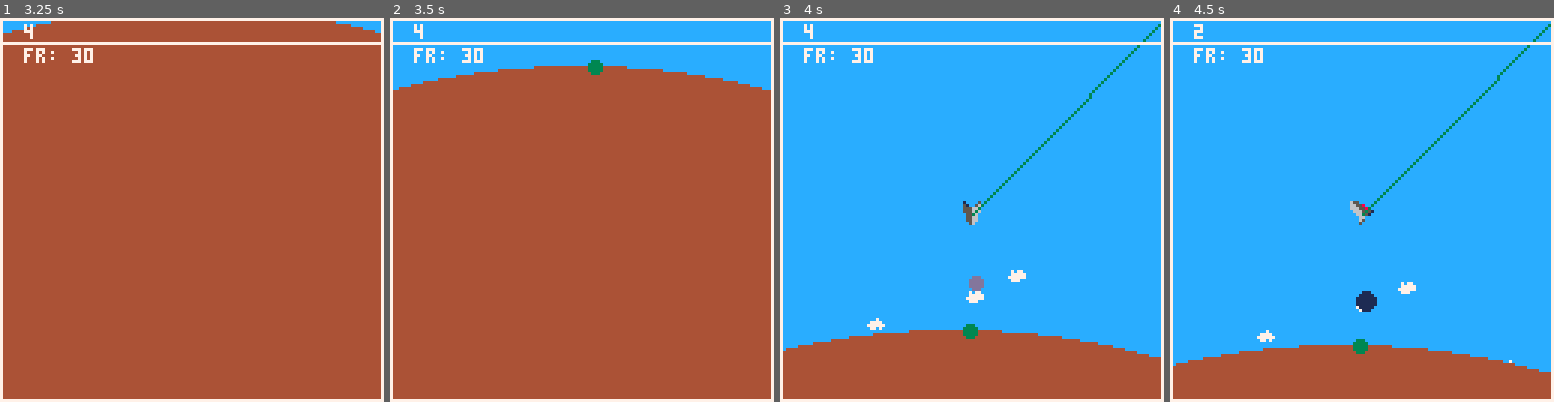
Above: before the commit, frames 1-4 (left to right).
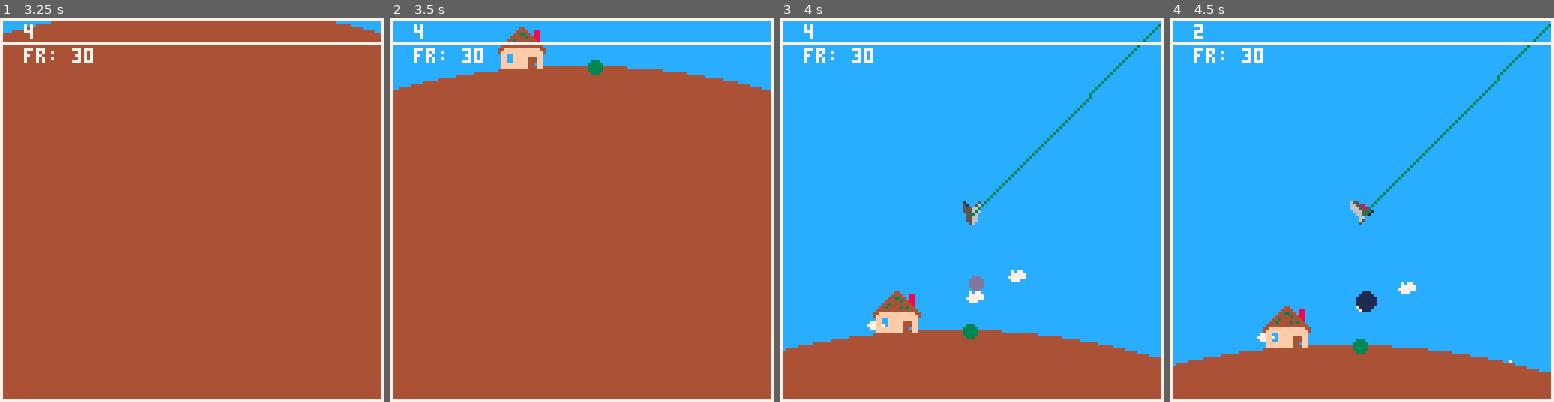
Above: after the commit, the same moments.

Repository: sabajt/GGJ_2019
Game: PICO-8 cartridge home.p8
Same seed, same stepped clock (60 frames per second), same inputs: the game is played once before the commit and once after it.
Inputs:
- Up to frame 1 (3.25 s): tap X (X key) at 0.33, 1.07, 1.85, 2.97 s; hold Right 1.6-2.1 s; hold Up 2.15-2.42 s; hold Right 2.47-3.03 s; hold Left from 3.08 s (still down)
- Up to frame 2 (3.5 s): keep holding Left
- Up to frame 3 (4 s): release Left at 3.58 s; hold Down 3.63-3.97 s
- Up to frame 4 (4.5 s): hold Right from 4.02 s (still down); tap X (X key) at 4.08 s

Frame 1 is identical in both runs. In frame 2, 0.9% of the frame differs, in the area x 28-41%, y 2-14%; in frame 3, 1.0%, in the area x 24-37%, y 71-83%; in frame 4, 1.0%.

Commit message:
create house and offset based on start position

Diff:
--- a/home.p8
+++ b/home.p8
@@ -28,6 +28,7 @@
     stars = new_stars()
     homeclouds = new_clouds(start_planet().pos)
     dog = new_dog(get_planets(level)[2]) --TODO:hard coded to always be the second planet in the level
+    house = new_house(get_start_pos(level))
 end
 
 function init_mines()
@@ -100,6 +101,14 @@
     return {
         pos = planet_perimeter_point(planet, .25),
         rad = 4
+    }
+end
+
+function new_house(start_pos)
+        pos_x = start_pos.x - 27
+        pos_y = start_pos.y - 15
+        return {
+        pos = makevec(pos_x, pos_y)
     }
 end
 
@@ -722,7 +731,8 @@
     spr(20, dog.pos.x, dog.pos.y)
         --sprite scaling example
         -- sspr(32, 8, 8, 8, dog.pos.x, dog.pos.y, 150, 150)
-
+    --house
+    spr(35, house.pos.x, house.pos.y, 2, 2)
     -- ship
     local shiptab = ship_spr()
     spr(shiptab[1], ship.pos.x-4, ship.pos.y-4, 1, 1, shiptab[2], shiptab[3])
@@ -1162,19 +1172,20 @@
 00000600000000000000000000000000040004000400040004000400004747000047470000000000000000000000000000000000000000000000000000000000
 00001600000000060000000000000000000000000000000000000000000000000000000000000000000000000000000000000000000000000000000000000000
 00019610000000060000000000000000000000000000000000000000000000000000000000000000000000000000000000000000000000000000000000000000
-00145691000000666000000000000000000000000000000000000000000000000000000000000000000000000000000000000000000000000000000000000000
-00140191000006666600000000000000000000000000000000000000000000000000000000000000000000000000000000000000000000000000000000000000
-00014410000008888800000000000000000000000000000000000000000000000000000000000000000000000000000000000000000000000000000000000000
-00001100000688868226000000000000000000000000000000000000000000000000000000000000000000000000000000000000000000000000000000000000
-00000000006688666226600000000000000000000000000000000000000000000000000000000000000000000000000000000000000000000000000000000000
-0000000066668667dd26666000000000000000000000000000000000000000000000000000000000000000000000000000000000000000000000000000000000
-0000000000d688ddd226d00000000000000000000000000000000000000000000000000000000000000000000000000000000000000000000000000000000000
-00000000000d822d222d000000000000000000000000000000000000000000000000000000000000000000000000000000000000000000000000000000000000
-00000000000002222200000000000000000000000000000000000000000000000000000000000000000000000000000000000000000000000000000000000000
-00000000000006666d00000000000000000000000000000000000000000000000000000000000000000000000000000000000000000000000000000000000000
-0000000000000066d000000000000000000000000000000000000000000000000000000000000000000000000000000000000000000000000000000000000000
-00000000000000060000000000000000000000000000000000000000000000000000000000000000000000000000000000000000000000000000000000000000
-00000000000000060000000000000000000000000000000000000000000000000000000000000000000000000000000000000000000000000000000000000000
+00145691000000666000000000000004400000000000000000000000000000000000000000000000000000000000000000000000000000000000000000000000
+00140191000006666600000000000044440088000000000000000000000000000000000000000000000000000000000000000000000000000000000000000000
+00014410000008888800000000000443344088000000000000000000000000000000000000000000000000000000000000000000000000000000000000000000
+00001100000688868226000000004444434488000000000000000000000000000000000000000000000000000000000000000000000000000000000000000000
+00000000006688666226600000044344444448000000000000000000000000000000000000000000000000000000000000000000000000000000000000000000
+0000000066668667dd26666000443444434344000000000000000000000000000000000000000000000000000000000000000000000000000000000000000000
+0000000000d688ddd226d00004444444444444400000000000000000000000000000000000000000000000000000000000000000000000000000000000000000
+00000000000d822d222d000044ffffffffffff440000000000000000000000000000000000000000000000000000000000000000000000000000000000000000
+0000000000000222220000004ffffffffffffff40000000000000000000000000000000000000000000000000000000000000000000000000000000000000000
+00000000000006666d0000000ff00ffffffffff00000000000000000000000000000000000000000000000000000000000000000000000000000000000000000
+0000000000000066d00000000ff00fffff444ff00000000000000000000000000000000000000000000000000000000000000000000000000000000000000000
+0000000000000006000000000ff00fffff444ff00000000000000000000000000000000000000000000000000000000000000000000000000000000000000000
+0000000000000006000000000fffffffff440ff00000000000000000000000000000000000000000000000000000000000000000000000000000000000000000
+0000000000000000000000000fffffffff444ff00000000000000000000000000000000000000000000000000000000000000000000000000000000000000000
 __gff__
 0000000000000000000000000000000000010101010101000101000000000000000000000100000000000000000000000000000000000000000000000000000000000000000000000000000000000000000000000000000000000000000000000000000000000000000000000000000000000000000000000000000000000000
 0000000000000000000000000000000000000000000000000000000000000000000000000000000000000000000000000000000000000000000000000000000000000000000000000000000000000000000000000000000000000000000000000000000000000000000000000000000000000000000000000000000000000000
